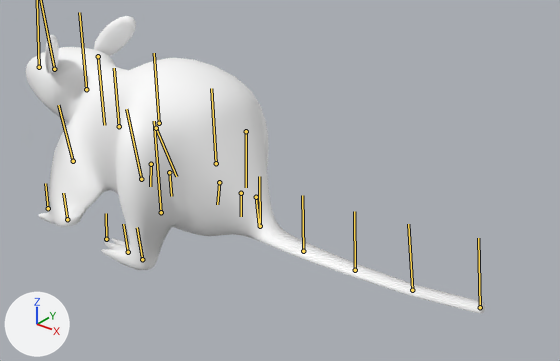
The FBX model Ratatest/Assets/Zion/Rat.fbx, before and after one commit.
Camera for both pictures: a camera (50 mm lens) standing at (0.1078, -0.0955, 0.0761) and looking at (0.0281, 0.0042, 0.0143). Lighting does not change. The marker at lower left points along +X, +Y and +Z. Both versions are drawn at frame 83 of the action 'Take 001'; the numbers are the values there. The bones that bend it are drawn over the model as lines.
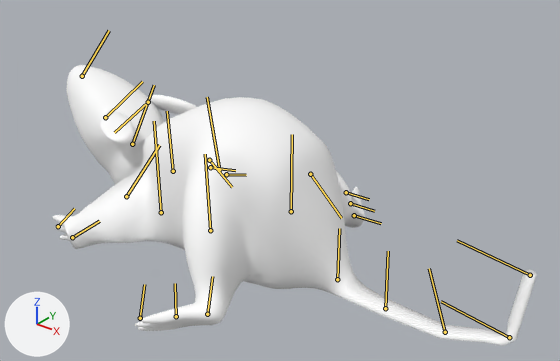
Pixel boxes (x1, y1, x2, y2) of what changed, in the pictures (560 x 361 px):
'pCube39', posed: before (26, 16, 485, 313); after (53, 65, 537, 345)
bone 'Back_Mid', root to tip: before (159, 123) to (154, 53); after (219, 169) to (207, 97)
bone 'Back_Front', root to tip: before (119, 126) to (114, 68); after (173, 171) to (167, 111)
bone 'Head_Base', root to tip: before (86, 89) to (79, 12); after (132, 144) to (154, 85)
bone 'Head_Nose', root to tip: before (39, 67) to (37, 0); after (82, 76) to (109, 30)
bone 'R_Ear', root to tip: before (98, 56) to (104, 125); after (148, 102) to (114, 132)
bone 'L_FrontShoulder', root to tip: before (73, 161) to (58, 105); after (126, 196) to (159, 145)
bone 'L_FrontPaw_Base', root to tip: before (67, 219) to (63, 193); after (72, 237) to (99, 221)
bone 'L_FrontPaw_Toes', root to tip: before (48, 208) to (45, 183); after (58, 226) to (74, 208)
bone 'R_FrontShoulder', root to tip: before (156, 128) to (176, 176); after (209, 160) to (232, 187)
bone 'R_FrontPaw_Base', root to tip: before (169, 172) to (171, 196); after (226, 174) to (246, 175)
bone 'R_FrontPaw_Toes', root to tip: before (151, 164) to (150, 186); after (210, 167) to (235, 170)
bone 'Back_Rear', root to tip: before (216, 163) to (211, 88); after (291, 211) to (292, 134)
bone 'Tail_Base', root to tip: before (260, 226) to (259, 176); after (337, 279) to (339, 228)
bone 'Tail_J2', root to tip: before (355, 270) to (354, 211); after (445, 332) to (429, 268)
bone 'Tail_J3', root to tip: before (412, 290) to (408, 224); after (509, 337) to (441, 301)
bone 'L_BackShoulder', root to tip: before (141, 179) to (126, 109); after (210, 230) to (205, 154)
bone 'L_BackPaw_Base', root to tip: before (142, 259) to (137, 227); after (207, 314) to (212, 276)
bone 'L_BackPaw_MidBend', root to tip: before (128, 252) to (123, 224); after (176, 316) to (175, 283)
bone 'L_BackPaw_Toes', root to tip: before (106, 239) to (106, 213); after (140, 318) to (144, 284)
bone 'R_BackShoulder', root to tip: before (246, 131) to (246, 187); after (310, 174) to (341, 218)
bone 'R_BackPaw_Base', root to tip: before (256, 197) to (259, 225); after (354, 215) to (381, 223)
bone 'R_BackPaw_MidBend', root to tip: before (241, 193) to (241, 216); after (350, 203) to (374, 211)
bone 'R_BackPaw_Toes', root to tip: before (219, 182) to (217, 204); after (346, 192) to (369, 199)

What the commit changed:
Bone 'Back_Mid' (bone_back_mid) moves from (0.0, 0.0, 0.0) to (1.57, -0.54, 0.0).
Bone 'Back_Mid' (bone_back_mid) turns from (0, 0, 0) to (0, 0, 10) degrees about its own x, y and z.
Bone 'Back_Front' (bone_back_front) moves from (0.0, -0.04, 0.0) to (-0.09, 0.16, 0.0).
Bone 'Back_Front' (bone_back_front) turns from (0, 0, -1) to (0, 0, -7) degrees about its own x, y and z.
Bone 'Head_Base' (bone_head_base) moves from (-0.02, -0.07, 0.0) to (-0.2, -0.31, 0.0).
Bone 'Head_Base' (bone_head_base) turns from (0, 0, -1) to (0, 0, -31) degrees about its own x, y and z.
Bone 'Head_Nose' (bone_head_nose) moves from (0.03, 0.23, 0.0) to (-0.18, 0.45, 0.0).
Bone 'Head_Nose' (bone_head_nose) turns from (0, 0, -7) to (0, 0, -13) degrees about its own x, y and z.
Bone 'L_Ear' (bone_l_ear) turns from (3, -6, 12) to (0, 0, -8) degrees about its own x, y and z.
Bone 'R_Ear' (bone_r_ear) turns from (3, -7, 12) to (0, 0, -8) degrees about its own x, y and z.
Bone 'L_FrontShoulder' (bone_l_frontshoulder) moves from (-0.22, 0.22, -0.03) to (-0.19, 0.5, -0.01).
Bone 'L_FrontShoulder' (bone_l_frontshoulder) turns from (0, 0, 13) to (-39, -21, -2) degrees about its own x, y and z.
Bone 'L_FrontPaw_Base' (bone_l_frontpaw_base) moves from (0.39, -0.22, 0.03) to (0.39, -0.25, 0.11).
Bone 'L_FrontPaw_Base' (bone_l_frontpaw_base) turns from (0, 0, -9) to (-35, 0, 8) degrees about its own x, y and z.
Bone 'L_FrontPaw_Toes' (bone_l_frontpaw_toes) moves from (-0.06, 0.06, -0.01) to (-0.02, -0.03, 0.05).
Bone 'L_FrontPaw_Toes' (bone_l_frontpaw_toes) turns from (0, 0, -6) to (0, 0, 32) degrees about its own x, y and z.
Bone 'R_FrontShoulder' (bone_r_frontshoulder) moves from (0.22, -0.22, -0.03) to (0.19, -0.46, -0.03).
Bone 'R_FrontShoulder' (bone_r_frontshoulder) turns from (0, 0, 30) to (-38, -2, -3) degrees about its own x, y and z.
Bone 'R_FrontPaw_Base' (bone_r_frontpaw_base) moves from (-0.05, 0.1, 0.01) to (-0.34, 0.14, 0.08).
Bone 'R_FrontPaw_Base' (bone_r_frontpaw_base) turns from (0, 0, -26) to (-33, 2, 11) degrees about its own x, y and z.
Bone 'R_FrontPaw_Toes' (bone_r_frontpaw_toes) moves from (0.0, -0.07, 0.01) to (0.0, 0.01, -0.05).
Bone 'R_FrontPaw_Toes' (bone_r_frontpaw_toes) turns from (1, -1, -8) to (0, -1, 28) degrees about its own x, y and z.
Bone 'Back_Rear' (bone_back_rear) moves from (0.01, -0.04, 0.0) to (0.14, -0.21, 0.0).
Bone 'Back_Rear' (bone_back_rear) turns from (0, 0, 1) to (0, 0, -10) degrees about its own x, y and z.
Bone 'Tail_Base' (bone_tail_base) turns from (0, 0, -1) to (0, 0, 0) degrees about its own x, y and z.
Bone 'Tail_J2' (bone_tail_j2) turns from (0, 0, 1) to (0, 0, 19) degrees about its own x, y and z.
Bone 'Tail_J3' (bone_tail_j3) turns from (0, 0, 5) to (0, 0, 62) degrees about its own x, y and z.
Bone 'L_BackShoulder' (bone_l_backshoulder) moves from (-0.04, 0.28, 0.01) to (-0.19, 0.22, 0.01).
Bone 'L_BackShoulder' (bone_l_backshoulder) turns from (0, 0, 9) to (-20, 26, 12) degrees about its own x, y and z.
Bone 'L_BackPaw_Base' (bone_l_backpaw_base) moves from (-0.18, -0.23, 0.09) to (-0.05, -0.06, 0.22).
Bone 'L_BackPaw_Base' (bone_l_backpaw_base) turns from (0, 0, -3) to (-30, 7, -5) degrees about its own x, y and z.
Bone 'L_BackPaw_MidBend' (bone_l_backpaw_midbend) moves from (0.21, 0.07, -0.03) to (0.14, -0.04, 0.04).
Bone 'L_BackPaw_MidBend' (bone_l_backpaw_midbend) turns from (0, 0, -2) to (0, 0, 10) degrees about its own x, y and z.
Bone 'L_BackPaw_Toes' (bone_l_backpaw_toes) moves from (0.0, 0.12, 0.01) to (0.0, 0.02, 0.07).
Bone 'L_BackPaw_Toes' (bone_l_backpaw_toes) turns from (0, 0, -11) to (0, 0, -8) degrees about its own x, y and z.
Bone 'R_BackShoulder' (bone_r_backshoulder) moves from (0.05, -0.28, 0.01) to (0.19, -0.22, 0.01).
Bone 'R_BackShoulder' (bone_r_backshoulder) turns from (0, 0, -3) to (-31, 29, 3) degrees about its own x, y and z.
Bone 'R_BackPaw_Base' (bone_r_backpaw_base) moves from (-0.14, 0.22, 0.03) to (-0.24, -0.04, -0.04).
Bone 'R_BackPaw_Base' (bone_r_backpaw_base) turns from (0, 0, 8) to (-33, 3, 4) degrees about its own x, y and z.
Bone 'R_BackPaw_MidBend' (bone_r_backpaw_midbend) moves from (-0.21, -0.05, -0.01) to (-0.12, 0.08, -0.08).
Bone 'R_BackPaw_MidBend' (bone_r_backpaw_midbend) turns from (0, 0, -7) to (0, 0, 1) degrees about its own x, y and z.
Bone 'R_BackPaw_Toes' (bone_r_backpaw_toes) moves from (0.01, -0.07, 0.03) to (-0.03, 0.1, -0.05).
Bone 'R_BackPaw_Toes' (bone_r_backpaw_toes) turns from (0, 0, -8) to (0, 0, 0) degrees about its own x, y and z.
